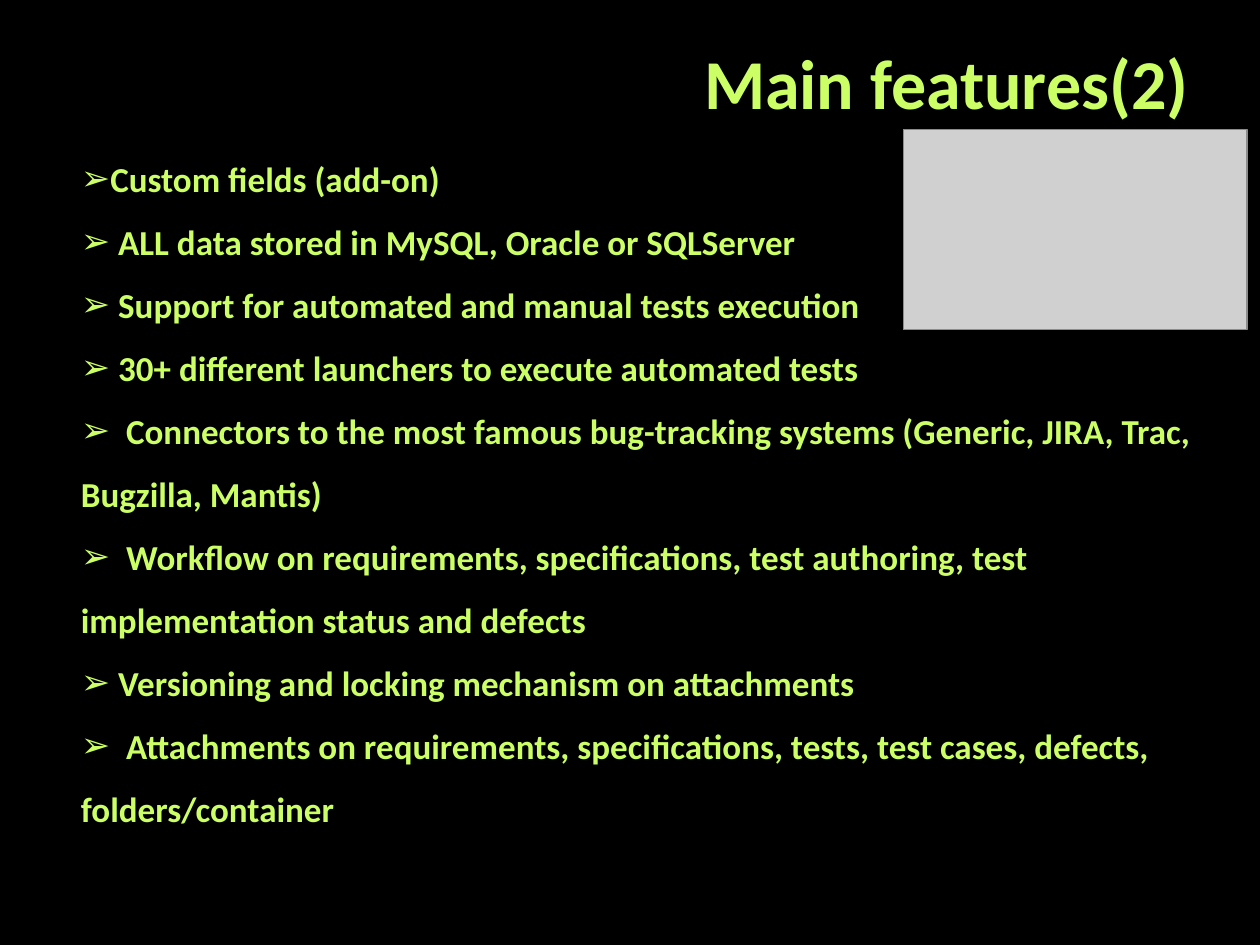
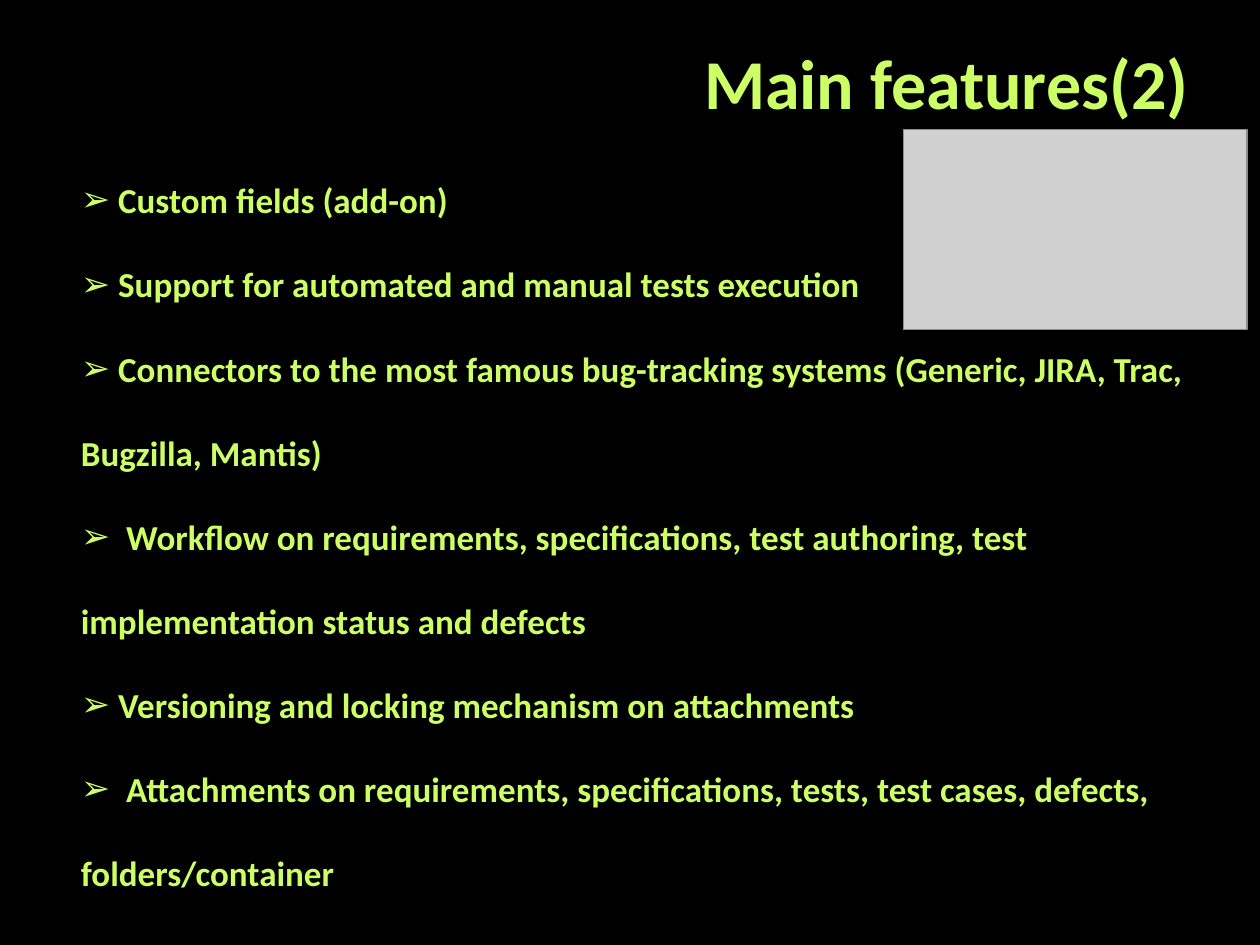
Before and after one commit to eandmir/TeamStarofSierraLeone, a slide deck: slide 4 of XStudio Test management tool.pptx. Drawn at 1260x945 pixels with LibreOffice and Linux fonts; fonts in the diff are those of the drawing; grey boxes stand for pictures; background and template pictures are left out. Boxes give left, top, right and bottom in pixels: in the first picture for what was removed or moved away, otherwise in the second. Text is boxed around its words. In the diff, an @@ line names an element or a change of style, - is before the commit and + after.

```diff
--- a/XStudio Test management tool.pptx
+++ b/XStudio Test management tool.pptx
@@ text "Custom fields (add-on)" at bbox=[81, 187, 1182, 888]: line spacing 1.5 to 2 @@
@@ text at bbox=[118, 230, 795, 261]: paragraph removed @@
-➢ ALL data stored in MySQL, Oracle or SQLServer
@@ text at bbox=[118, 356, 858, 382]: paragraph removed @@
-➢ 30+ different launchers to execute automated tests
```
Also in this commit, not shown: 3 other slides changed.
